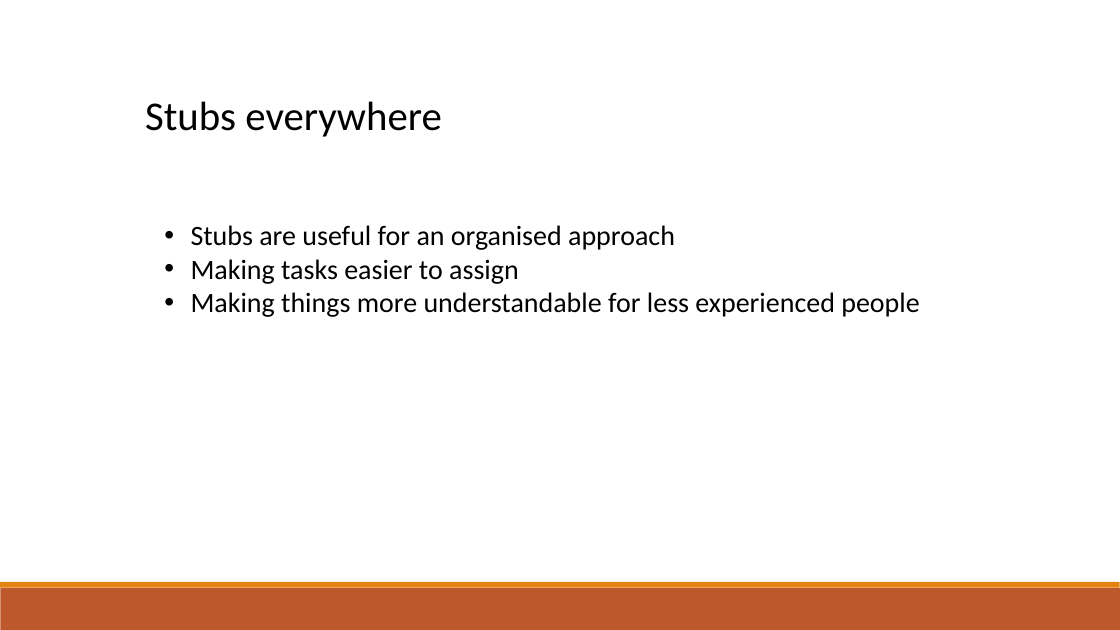
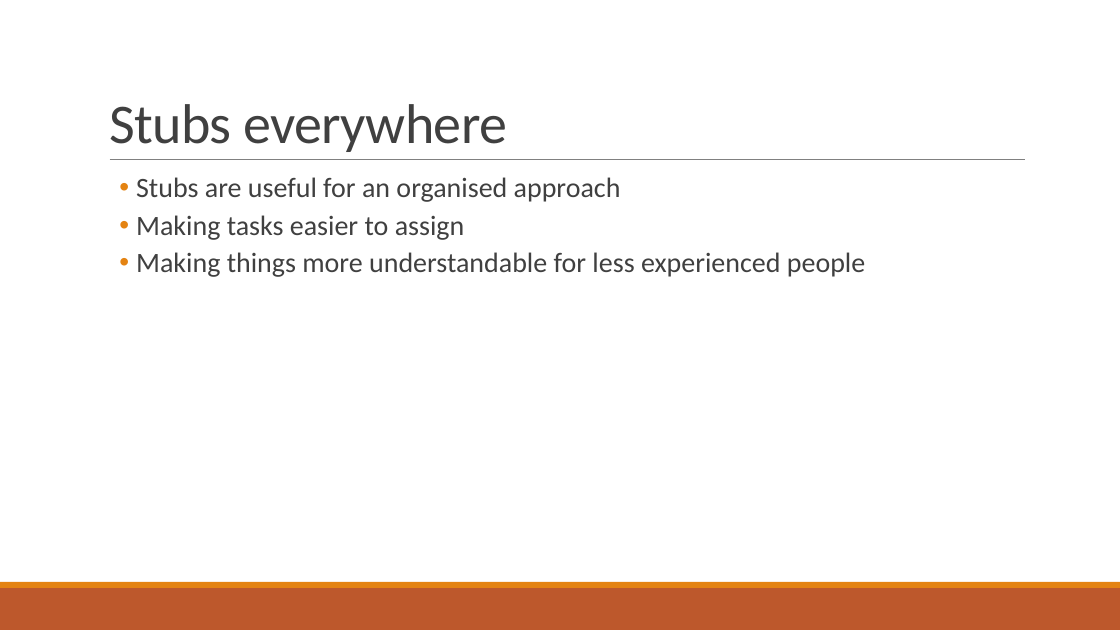
Before and after one commit to dragosthealex/roomies, a slide deck: slide 20 of resources/presentation1/final_presentation.pptx (slide 21 before the commit). Drawn at 1120x630 pixels with LibreOffice and Linux fonts; fonts in the diff are those of the drawing. Boxes give left, top, right and bottom in pixels: in the first picture for what was removed or moved away, otherwise in the second. Text is boxed around its words. In the diff, an @@ line names an element or a change of style, - is before the commit and + after.

```diff
--- a/resources/presentation1/final_presentation.pptx
+++ b/resources/presentation1/final_presentation.pptx
@@ title "Stubs everywhere": place and size @@
-title "Stubs everywhere" at [145, 101, 442, 137]
+title "Stubs everywhere" at [109, 104, 507, 152]
@@ title "Stubs everywhere" at [109, 104, 507, 152]: size 35 to 48 pt, text colour #000000 to #404040, letter spacing 0 to -0.5 pt; line spacing 1 to 0.85; vertical alignment top to bottom @@
@@ text "Stubs are useful for an ...": place and size @@
-text "Stubs are useful for an ..." at [191, 225, 919, 317]
+text "Stubs are useful for an ..." at [136, 177, 865, 277]
@@ text "Stubs are useful for an ..." at [136, 177, 865, 277]: text colour #000000 to #404040; list level 1 to 2 in "Stubs are useful for an ..."; line spacing 1 to 0.9; list level 1 to 2 in "Making tasks easier to assign"; list level 1 to 2 in "Making things more understandable for ..." @@
@@ line added from (110, 160) to (1026, 160), #808080 0.5 pt @@
```
Also in this commit, not shown: 7 other slides changed, 1 slide removed.
